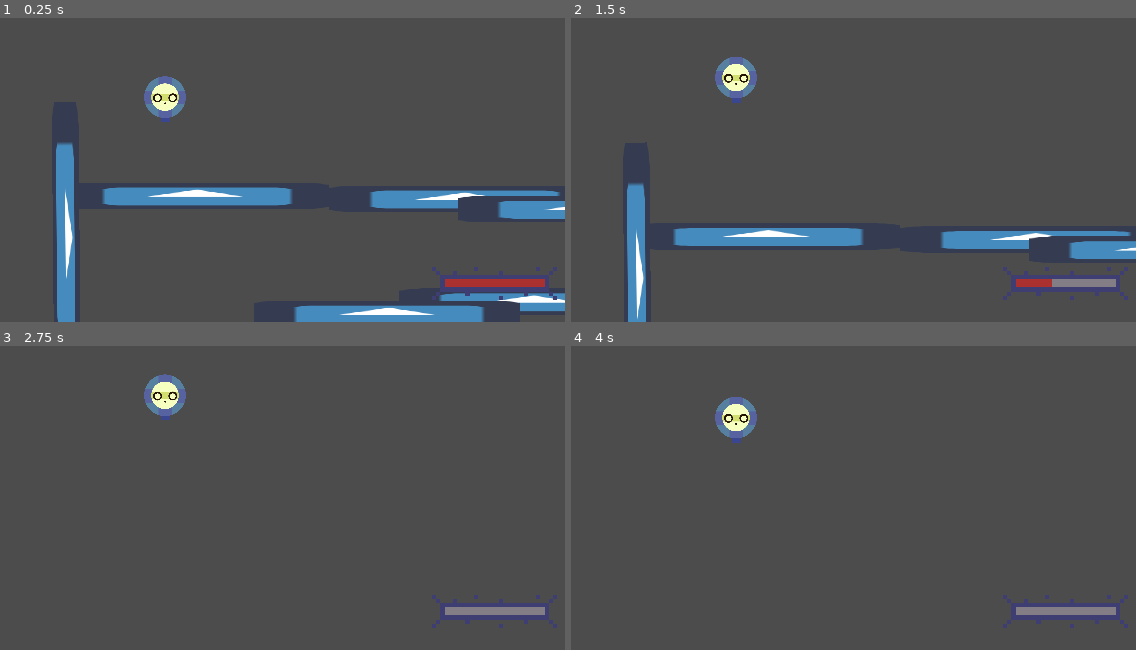
Above: before the commit, frames 1-4 (two rows, left to right).
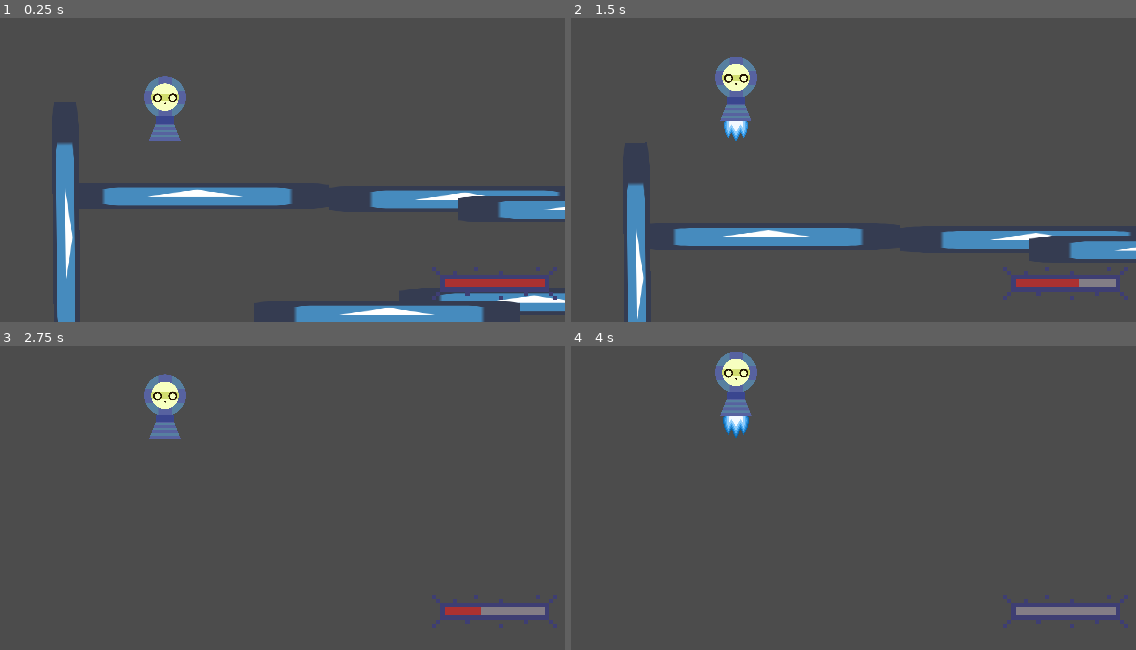
Above: after the commit, the same moments.

Repository: KoshakiDev/GodotWildJam13Mar2021
Game: Godot game, scene res://Source/Levels/DebugLevel.tscn
The game is run twice, just before and just after one commit, with the same random seed, the same clock (stepped at 60 frames per second) and the same inputs. Before the commit the project starts from res://Levels/DebugLevel.tscn. The engine's default icon, where the game draws it, is replaced by a stand-in: a white triangle on a blue panel in a dark square.
Inputs:
- Up to frame 1 (0.25 s): no input
- Up to frame 2 (1.5 s): hold Right (move_right) 0.53-1.28 s; tap Space (use_module_1) at 0.6, 1.35 s; hold Left (move_left) from 1.28 s (still down)
- Up to frame 3 (2.75 s): release Left (move_left) at 2.03 s; hold Right (move_right) from 2.03 s (still down); tap Space (use_module_1) at 2.1 s
- Up to frame 4 (4 s): tap Space (use_module_1) at 2.85, 3.6 s; release Right (move_right) at 3.53 s; hold Left (move_left) from 3.53 s (still down)

The runs differ from the first frame. In frame 1, 0.3% of the frame differs, in the area x 26-33%, y 32-41%; in frame 2, 0.6%; in frame 3, 0.5%; in frame 4, 1.6%, in the area x 25-33%, y 1-32%.

Commit message:
progress on ModuleUI; added thruster sprite; moved project folders

Diff:
--- a/Entities/Player/Player.tscn
+++ /dev/null
@@ -1,136 +0,0 @@
-[gd_scene load_steps=35 format=2]
-
-[ext_resource path="res://Modules/Head/PlayerHead.tscn" type="PackedScene" id=1]
-[ext_resource path="res://Entities/Player/Player.gd" type="Script" id=2]
-[ext_resource path="res://Modules/ModuleManager.gd" type="Script" id=3]
-[ext_resource path="res://Modules/Thruster/SmallThruster.tscn" type="PackedScene" id=4]
-
-[sub_resource type="PhysicsMaterial" id=30]
-bounce = 0.15
-
-[sub_resource type="AnimationNodeAnimation" id=1]
-animation = "Idle"
-
-[sub_resource type="AnimationNodeAnimation" id=2]
-animation = "Jump"
-
-[sub_resource type="AnimationNodeAnimation" id=3]
-animation = "Pull"
-
-[sub_resource type="AnimationNodeAnimation" id=4]
-animation = "Push"
-
-[sub_resource type="AnimationNodeAnimation" id=5]
-animation = "Roll"
-
-[sub_resource type="AnimationNodeAnimation" id=6]
-animation = "Walk"
-
-[sub_resource type="AnimationNodeStateMachineTransition" id=7]
-
-[sub_resource type="AnimationNodeStateMachineTransition" id=8]
-switch_mode = 2
-auto_advance = true
-
-[sub_resource type="AnimationNodeStateMachineTransition" id=9]
-
-[sub_resource type="AnimationNodeStateMachineTransition" id=10]
-switch_mode = 2
-auto_advance = true
-
-[sub_resource type="AnimationNodeStateMachineTransition" id=11]
-
-[sub_resource type="AnimationNodeStateMachineTransition" id=12]
-switch_mode = 2
-auto_advance = true
-
-[sub_resource type="AnimationNodeStateMachineTransition" id=13]
-
-[sub_resource type="AnimationNodeStateMachineTransition" id=14]
-
-[sub_resource type="AnimationNodeStateMachineTransition" id=15]
-switch_mode = 2
-auto_advance = true
-
-[sub_resource type="AnimationNodeStateMachineTransition" id=16]
-
-[sub_resource type="AnimationNodeStateMachineTransition" id=17]
-
-[sub_resource type="AnimationNodeStateMachineTransition" id=18]
-
-[sub_resource type="AnimationNodeStateMachineTransition" id=19]
-
-[sub_resource type="AnimationNodeStateMachineTransition" id=20]
-
-[sub_resource type="AnimationNodeStateMachineTransition" id=21]
-switch_mode = 2
-auto_advance = true
-
-[sub_resource type="AnimationNodeStateMachine" id=22]
-states/Idle/node = SubResource( 1 )
-states/Idle/position = Vector2( 233, 95 )
-states/Jump/node = SubResource( 2 )
-states/Jump/position = Vector2( 233, 256 )
-states/Pull/node = SubResource( 3 )
-states/Pull/position = Vector2( 520, 95 )
-states/Push/node = SubResource( 4 )
-states/Push/position = Vector2( -73, 399 )
-states/Roll/node = SubResource( 5 )
-states/Roll/position = Vector2( -73, 95 )
-states/Walk/node = SubResource( 6 )
-states/Walk/position = Vector2( 520, 399 )
-transitions = [ "Idle", "Roll", SubResource( 7 ), "Roll", "Idle", SubResource( 8 ), "Idle", "Walk", SubResource( 9 ), "Walk", "Idle", SubResource( 10 ), "Idle", "Jump", SubResource( 11 ), "Jump", "Idle", SubResource( 12 ), "Walk", "Jump", SubResource( 13 ), "Roll", "Jump", SubResource( 14 ), "Pull", "Idle", SubResource( 15 ), "Idle", "Pull", SubResource( 16 ), "Walk", "Pull", SubResource( 17 ), "Idle", "Push", SubResource( 18 ), "Walk", "Push", SubResource( 19 ), "Roll", "Push", SubResource( 20 ), "Push", "Idle", SubResource( 21 ) ]
-graph_offset = Vector2( -292.956, 15 )
-
-[sub_resource type="AnimationNodeStateMachinePlayback" id=23]
-
-[sub_resource type="Animation" id=24]
-resource_name = "Idle"
-
-[sub_resource type="Animation" id=25]
-resource_name = "Jump"
-
-[sub_resource type="Animation" id=26]
-resource_name = "Pull"
-
-[sub_resource type="Animation" id=27]
-resource_name = "Push"
-
-[sub_resource type="Animation" id=28]
-resource_name = "Roll"
-
-[sub_resource type="Animation" id=29]
-resource_name = "Walk"
-
-[node name="Player" type="RigidBody2D"]
-mass = 0.75
-physics_material_override = SubResource( 30 )
-script = ExtResource( 2 )
-
-[node name="AnimationTree" type="AnimationTree" parent="."]
-tree_root = SubResource( 22 )
-anim_player = NodePath("AnimationPlayer")
-parameters/playback = SubResource( 23 )
-
-[node name="AnimationPlayer" type="AnimationPlayer" parent="AnimationTree"]
-anims/Idle = SubResource( 24 )
-anims/Jump = SubResource( 25 )
-anims/Pull = SubResource( 26 )
-anims/Push = SubResource( 27 )
-anims/Roll = SubResource( 28 )
-anims/Walk = SubResource( 29 )
-
-[node name="Camera2D" type="Camera2D" parent="."]
-current = true
-smoothing_enabled = true
-smoothing_speed = 8.0
-
-[node name="ModuleManager" type="Node2D" parent="."]
-script = ExtResource( 3 )
-
-[node name="PlayerHead" parent="ModuleManager" instance=ExtResource( 1 )]
-
-[node name="Thruster" parent="ModuleManager" instance=ExtResource( 4 )]
-
-[node name="EnergyRefillTimer" type="Timer" parent="ModuleManager"]
-one_shot = true
--- a/Modules/Thruster/SmallThruster.gd
+++ /dev/null
@@ -1,7 +0,0 @@
-extends Module
-
-export var thrust_force := 150
-
-func use(_event: InputEvent):
-	owner.apply_impulse($Connections/Connector.position,
-		Vector2.UP.rotated(owner.rotation) * thrust_force)
--- a/Modules/Thruster/SmallThruster.tscn
+++ /dev/null
@@ -1,19 +0,0 @@
-[gd_scene load_steps=4 format=2]
-
-[ext_resource path="res://Modules/Module.tscn" type="PackedScene" id=1]
-[ext_resource path="res://Modules/Thruster/SmallThruster.gd" type="Script" id=2]
-[ext_resource path="res://Modules/Connector.gd" type="Script" id=3]
-
-[node name="Thruster" instance=ExtResource( 1 )]
-script = ExtResource( 2 )
-weight = 2.0
-energy_consumption = 30.0
-module_type = 1
-thrust_force = 500
-
-[node name="CollisionShape2D" type="CollisionPolygon2D" parent="CollisionBoxes" index="0"]
-polygon = PoolVector2Array( 12.5, 0, 25, 25, -25, 25, -12.5, 0, 0, 0, 0, 0 )
-
-[node name="Connector" type="Position2D" parent="Connections" index="0"]
-script = ExtResource( 3 )
-direction_string = "Up"
--- /dev/null
+++ b/Resources/Art/ModuleTheme.tres
@@ -0,0 +1,16 @@
+[gd_resource type="Theme" load_steps=2 format=2]
+
+[sub_resource type="StyleBoxTexture" id=1]
+
+[resource]
+Button/colors/font_color = Color( 0.88, 0.88, 0.88, 1 )
+Button/colors/font_color_disabled = Color( 0.9, 0.9, 0.9, 0.2 )
+Button/colors/font_color_hover = Color( 0.94, 0.94, 0.94, 1 )
+Button/colors/font_color_pressed = Color( 1, 1, 1, 1 )
+Button/constants/hseparation = 2
+Button/fonts/font = null
+Button/styles/disabled = null
+Button/styles/focus = null
+Button/styles/hover = null
+Button/styles/normal = SubResource( 1 )
+Button/styles/pressed = null
--- /dev/null
+++ b/Source/Entities/Player/Player.tscn
@@ -0,0 +1,130 @@
+[gd_scene load_steps=35 format=2]
+
+[ext_resource path="res://Source/Modules/Head/PlayerHead.tscn" type="PackedScene" id=1]
+[ext_resource path="res://Source/Modules/Thruster/SmallThruster.tscn" type="PackedScene" id=2]
+[ext_resource path="res://Source/Modules/ModuleManager.gd" type="Script" id=3]
+[ext_resource path="res://Source/Entities/Player/Player.gd" type="Script" id=4]
+
+[sub_resource type="PhysicsMaterial" id=1]
+bounce = 0.15
+
+[sub_resource type="AnimationNodeAnimation" id=2]
+animation = "Idle"
+
+[sub_resource type="AnimationNodeAnimation" id=3]
+animation = "Jump"
+
+[sub_resource type="AnimationNodeAnimation" id=4]
+animation = "Pull"
+
+[sub_resource type="AnimationNodeAnimation" id=5]
+animation = "Push"
+
+[sub_resource type="AnimationNodeAnimation" id=6]
+animation = "Roll"
+
+[sub_resource type="AnimationNodeAnimation" id=7]
+animation = "Walk"
+
+[sub_resource type="AnimationNodeStateMachineTransition" id=8]
+
+[sub_resource type="AnimationNodeStateMachineTransition" id=9]
+switch_mode = 2
+auto_advance = true
+
+[sub_resource type="AnimationNodeStateMachineTransition" id=10]
+
+[sub_resource type="AnimationNodeStateMachineTransition" id=11]
+switch_mode = 2
+auto_advance = true
+
+[sub_resource type="AnimationNodeStateMachineTransition" id=12]
+
+[sub_resource type="AnimationNodeStateMachineTransition" id=13]
+switch_mode = 2
+auto_advance = true
+
+[sub_resource type="AnimationNodeStateMachineTransition" id=14]
+
+[sub_resource type="AnimationNodeStateMachineTransition" id=15]
+
+[sub_resource type="AnimationNodeStateMachineTransition" id=16]
+switch_mode = 2
+auto_advance = true
+
+[sub_resource type="AnimationNodeStateMachineTransition" id=17]
+
+[sub_resource type="AnimationNodeStateMachineTransition" id=18]
+
+[sub_resource type="AnimationNodeStateMachineTransition" id=19]
+
+[sub_resource type="AnimationNodeStateMachineTransition" id=20]
+
+[sub_resource type="AnimationNodeStateMachineTransition" id=21]
+
+[sub_resource type="AnimationNodeStateMachineTransition" id=22]
+switch_mode = 2
+auto_advance = true
+
+[sub_resource type="AnimationNodeStateMachine" id=23]
+states/Idle/node = SubResource( 2 )
+states/Idle/position = Vector2( 233, 95 )
+states/Jump/node = SubResource( 3 )
+states/Jump/position = Vector2( 233, 256 )
+states/Pull/node = SubResource( 4 )
+states/Pull/position = Vector2( 520, 95 )
+states/Push/node = SubResource( 5 )
+states/Push/position = Vector2( -73, 399 )
+states/Roll/node = SubResource( 6 )
+states/Roll/position = Vector2( -73, 95 )
+states/Walk/node = SubResource( 7 )
+states/Walk/position = Vector2( 520, 399 )
+transitions = [ "Idle", "Roll", SubResource( 8 ), "Roll", "Idle", SubResource( 9 ), "Idle", "Walk", SubResource( 10 ), "Walk", "Idle", SubResource( 11 ), "Idle", "Jump", SubResource( 12 ), "Jump", "Idle", SubResource( 13 ), "Walk", "Jump", SubResource( 14 ), "Roll", "Jump", SubResource( 15 ), "Pull", "Idle", SubResource( 16 ), "Idle", "Pull", SubResource( 17 ), "Walk", "Pull", SubResource( 18 ), "Idle", "Push", SubResource( 19 ), "Walk", "Push", SubResource( 20 ), "Roll", "Push", SubResource( 21 ), "Push", "Idle", SubResource( 22 ) ]
+graph_offset = Vector2( -292.956, 15 )
+
+[sub_resource type="AnimationNodeStateMachinePlayback" id=24]
+
+[sub_resource type="Animation" id=25]
+
+[sub_resource type="Animation" id=26]
+
+[sub_resource type="Animation" id=27]
+
+[sub_resource type="Animation" id=28]
+
+[sub_resource type="Animation" id=29]
+
+[sub_resource type="Animation" id=30]
+
+[node name="Player" type="RigidBody2D"]
+mass = 0.75
+physics_material_override = SubResource( 1 )
+script = ExtResource( 4 )
+
+[node name="AnimationTree" type="AnimationTree" parent="."]
+tree_root = SubResource( 23 )
+anim_player = NodePath("AnimationPlayer")
+parameters/playback = SubResource( 24 )
+
+[node name="AnimationPlayer" type="AnimationPlayer" parent="AnimationTree"]
+anims/Idle = SubResource( 25 )
+anims/Jump = SubResource( 26 )
+anims/Pull = SubResource( 27 )
+anims/Push = SubResource( 28 )
+anims/Roll = SubResource( 29 )
+anims/Walk = SubResource( 30 )
+
+[node name="Camera2D" type="Camera2D" parent="."]
+current = true
+smoothing_enabled = true
+smoothing_speed = 8.0
+
+[node name="ModuleManager" type="Node2D" parent="."]
+script = ExtResource( 3 )
+
+[node name="PlayerHead" parent="ModuleManager" instance=ExtResource( 1 )]
+
+[node name="Thruster" parent="ModuleManager" instance=ExtResource( 2 )]
+
+[node name="EnergyRefillTimer" type="Timer" parent="ModuleManager"]
+one_shot = true
--- a/HUD/HUD.tscn
+++ b/Source/HUD/HUD.tscn
@@ -1,8 +1,8 @@
 [gd_scene load_steps=4 format=2]
 
-[ext_resource path="res://Art/HUD/ProgressBars/EnergyBack.png" type="Texture" id=1]
-[ext_resource path="res://Art/HUD/ProgressBars/EnergyProgress.png" type="Texture" id=2]
-[ext_resource path="res://HUD/HUD.gd" type="Script" id=3]
+[ext_resource path="res://Resources/Art/HUD/ProgressBars/EnergyBack.png" type="Texture" id=1]
+[ext_resource path="res://Resources/Art/HUD/ProgressBars/EnergyProgress.png" type="Texture" id=2]
+[ext_resource path="res://Source/HUD/HUD.gd" type="Script" id=3]
 
 [node name="HUD" type="Control"]
 anchor_left = -0.000584602
--- /dev/null
+++ b/Source/HUD/ModuleUI.gd
@@ -0,0 +1 @@
+extends MarginContainer
--- /dev/null
+++ b/Source/HUD/ModuleUI.tscn
@@ -0,0 +1,82 @@
+[gd_scene load_steps=2 format=2]
+
+[ext_resource path="res://Source/HUD/ModuleUI.gd" type="Script" id=1]
+
+[node name="ModuleUI" type="MarginContainer"]
+anchor_right = 1.0
+anchor_bottom = 1.0
+margin_left = 3.12756
+margin_right = 3.12756
+custom_constants/margin_right = 100
+custom_constants/margin_top = 100
+custom_constants/margin_left = 100
+custom_constants/margin_bottom = 100
+script = ExtResource( 1 )
+__meta__ = {
+"_edit_use_anchors_": false
+}
+
+[node name="Panel" type="PanelContainer" parent="."]
+margin_left = 100.0
+margin_top = 100.0
+margin_right = 1820.0
+margin_bottom = 980.0
+
+[node name="MarginContainer" type="MarginContainer" parent="Panel"]
+margin_left = 7.0
+margin_top = 7.0
+margin_right = 1713.0
+margin_bottom = 873.0
+custom_constants/margin_right = 50
+custom_constants/margin_top = 5
+custom_constants/margin_left = 50
+custom_constants/margin_bottom = 5
+
+[node name="HBoxContainer" type="HBoxContainer" parent="Panel/MarginContainer"]
+margin_left = 50.0
+margin_top = 5.0
+margin_right = 1656.0
+margin_bottom = 861.0
+custom_constants/separation = 15
+alignment = 1
+__meta__ = {
+"_edit_use_anchors_": false
+}
+
+[node name="Character" type="VBoxContainer" parent="Panel/MarginContainer/HBoxContainer"]
+margin_right = 786.0
+margin_bottom = 856.0
+size_flags_horizontal = 3
+
+[node name="Label" type="Label" parent="Panel/MarginContainer/HBoxContainer/Character"]
+margin_right = 786.0
+margin_bottom = 14.0
+text = "Character"
+align = 1
+
+[node name="HSeparator" type="HSeparator" parent="Panel/MarginContainer/HBoxContainer/Character"]
+margin_top = 18.0
+margin_right = 786.0
+margin_bottom = 22.0
+
+[node name="VSeparator" type="VSeparator" parent="Panel/MarginContainer/HBoxContainer"]
+margin_left = 801.0
+margin_right = 805.0
+margin_bottom = 856.0
+
+[node name="Inventory" type="VBoxContainer" parent="Panel/MarginContainer/HBoxContainer"]
+margin_left = 820.0
+margin_right = 1606.0
+margin_bottom = 856.0
+size_flags_horizontal = 3
+
+[node name="Label" type="Label" parent="Panel/MarginContainer/HBoxContainer/Inventory"]
+margin_right = 786.0
+margin_bottom = 14.0
+text = "Inventory"
+align = 1
+
+[node name="HSeparator" type="HSeparator" parent="Panel/MarginContainer/HBoxContainer/Inventory"]
+margin_top = 18.0
+margin_right = 786.0
+margin_bottom = 22.0
--- /dev/null
+++ b/Source/HUD/ModuleUI/ConnectorButton.gd
@@ -0,0 +1,7 @@
+extends Button
+
+
+var _connector: Position2D
+
+func setup(connector: Position2D) -> void:
+	_connector = connector
--- /dev/null
+++ b/Source/HUD/ModuleUI/ConnectorButton.tscn
@@ -0,0 +1,11 @@
+[gd_scene load_steps=2 format=2]
+
+[ext_resource path="res://Source/HUD/ModuleUI/ConnectorButton.gd" type="Script" id=1]
+
+[node name="ConnectorButton" type="Button"]
+margin_right = 12.0
+margin_bottom = 20.0
+script = ExtResource( 1 )
+__meta__ = {
+"_edit_use_anchors_": false
+}
--- a/Levels/DebugLevel.tscn
+++ b/Source/Levels/DebugLevel.tscn
@@ -1,12 +1,13 @@
 [gd_scene load_steps=5 format=2]
 
-[ext_resource path="res://Obstacles/Platform.tscn" type="PackedScene" id=1]
-[ext_resource path="res://Entities/Player/Player.tscn" type="PackedScene" id=2]
-[ext_resource path="res://HUD/HUD.tscn" type="PackedScene" id=3]
-[ext_resource path="res://Levels/DebugLevel.gd" type="Script" id=4]
+[ext_resource path="res://Source/Obstacles/Platform.tscn" type="PackedScene" id=1]
+[ext_resource path="res://Source/Levels/DebugLevel.gd" type="Script" id=2]
+[ext_resource path="res://Source/HUD/HUD.tscn" type="PackedScene" id=3]
+[ext_resource path="res://Source/Entities/Player/Player.tscn" type="PackedScene" id=4]
 
 [node name="DebugLevel" type="Node2D"]
-script = ExtResource( 4 )
+position = Vector2( 1, 0 )
+script = ExtResource( 2 )
 
 [node name="Platforms" type="Node2D" parent="."]
 
@@ -57,7 +58,7 @@
 position = Vector2( 18.8518, 292.756 )
 rotation = 1.56173
 
-[node name="Player" parent="." instance=ExtResource( 2 )]
+[node name="Player" parent="." instance=ExtResource( 4 )]
 position = Vector2( 255.943, -44.3199 )
 gravity_scale = 3.0
 
--- a/Modules/Head/PlayerHead.tscn
+++ b/Source/Modules/Head/PlayerHead.tscn
@@ -1,9 +1,9 @@
 [gd_scene load_steps=7 format=2]
 
-[ext_resource path="res://Modules/Module.tscn" type="PackedScene" id=1]
-[ext_resource path="res://Art/Player/Modules/Head_Neck.png" type="Texture" id=2]
-[ext_resource path="res://Modules/Connector.gd" type="Script" id=3]
-[ext_resource path="res://Modules/Head/PlayerHead.gd" type="Script" id=4]
+[ext_resource path="res://Source/Modules/Module.tscn" type="PackedScene" id=1]
+[ext_resource path="res://Resources/Art/Player/Modules/Head_Neck.png" type="Texture" id=2]
+[ext_resource path="res://Source/Modules/Connector.gd" type="Script" id=3]
+[ext_resource path="res://Source/Modules/Head/PlayerHead.gd" type="Script" id=4]
 
 [sub_resource type="CircleShape2D" id=1]
 radius = 50.0
--- a/Modules/Module.tscn
+++ b/Source/Modules/Module.tscn
@@ -1,6 +1,6 @@
 [gd_scene load_steps=2 format=2]
 
-[ext_resource path="res://Modules/Module.gd" type="Script" id=1]
+[ext_resource path="res://Source/Modules/Module.gd" type="Script" id=1]
 
 [node name="Module" type="Node2D" groups=[
 "modules",
--- /dev/null
+++ b/Source/Modules/Thruster/SmallThruster.gd
@@ -0,0 +1,23 @@
+extends Module
+
+# The force of the thrust (impulse that is applied).
+export var thrust_force := 150
+# Limits the linear velocity of the body to this value. This functions as a
+# stop to momentum in a direction, lets the thruster have more of an impact,
+# if the player is moving at high speeds (as the speed will be capped and the impulse
+# will be applied afterwards).
+export var linear_clamp := 200
+
+func use(_event: InputEvent):
+
+	var impulse := Vector2.UP.rotated(owner.rotation) * thrust_force
+
+	if impulse.angle_to(owner.linear_velocity) > PI/2:
+		# Limit the linear velocity (see linear_clamp above).
+		owner.linear_velocity = owner.linear_velocity.clamped(linear_clamp)
+
+	# Apply the impulse to the player.
+	owner.apply_impulse($Connections/Connector.position, impulse)
+
+	# Play the thrust animation to show the flame of the thruster
+	$AnimationPlayer.play("thrust")
--- /dev/null
+++ b/Source/Modules/Thruster/SmallThruster.tscn
@@ -0,0 +1,73 @@
+[gd_scene load_steps=9 format=2]
+
+[ext_resource path="res://Source/Modules/Module.tscn" type="PackedScene" id=1]
+[ext_resource path="res://Source/Modules/Connector.gd" type="Script" id=2]
+[ext_resource path="res://Resources/Art/Player/Modules/Thruster_1.png" type="Texture" id=3]
+[ext_resource path="res://Source/Modules/Thruster/SmallThruster.gd" type="Script" id=4]
+[ext_resource path="res://Resources/Art/Player/Modules/Thruster_Flame.png" type="Texture" id=5]
+
+[sub_resource type="Shader" id=1]
+code = "shader_type canvas_item;
+
+uniform float strength : hint_range(0, 1) = 1;
+
+void fragment() {
+	vec4 color = texture(TEXTURE, UV);
+	COLOR = color;
+	if (color.b <= 1.0 - strength) {
+		COLOR.a = 0.0;
+	}
+}"
+
+[sub_resource type="ShaderMaterial" id=2]
+shader = SubResource( 1 )
+shader_param/strength = 0.0
+
+[sub_resource type="Animation" id=3]
+resource_name = "thrust"
+length = 0.6
+tracks/0/type = "value"
+tracks/0/path = NodePath("FlameSprite:material:shader_param/strength")
+tracks/0/interp = 1
+tracks/0/loop_wrap = true
+tracks/0/imported = false
+tracks/0/enabled = true
+tracks/0/keys = {
+"times": PoolRealArray( 0, 0.3, 0.6 ),
+"transitions": PoolRealArray( 0.732043, 1.31951, 1 ),
+"update": 0,
+"values": [ 0.0, 0.5, 0.0 ]
+}
+
+[node name="Thruster" instance=ExtResource( 1 )]
+script = ExtResource( 4 )
+weight = 2.0
+energy_consumption = 20.0
+module_type = 1
+thrust_force = 500
+
+[node name="ThrusterSprite" type="Sprite" parent="." index="0"]
+position = Vector2( 1, 32 )
+scale = Vector2( 0.4, 0.4 )
+texture = ExtResource( 3 )
+
+[node name="FlameSprite" type="Sprite" parent="." index="1"]
+material = SubResource( 2 )
+position = Vector2( 0, 78.5 )
+scale = Vector2( 0.5, 0.5 )
+z_index = -1
+texture = ExtResource( 5 )
+
+[node name="CollisionBoxes" parent="." index="2"]
+visible = false
+
+[node name="CollisionShape2D" type="CollisionPolygon2D" parent="CollisionBoxes" index="0"]
+position = Vector2( 0.331081, 0.595949 )
+polygon = PoolVector2Array( 21, 9, 37.5, 49, -39, 49, -22.6, 9, -22.6, -9.5, 21, -9.5 )
+
+[node name="Connector" type="Position2D" parent="Connections" index="0"]
+script = ExtResource( 2 )
+direction_string = "Up"
+
+[node name="AnimationPlayer" type="AnimationPlayer" parent="." index="4"]
+anims/thrust = SubResource( 3 )
--- a/project.godot
+++ b/project.godot
@@ -9,30 +9,30 @@
 config_version=4
 
 _global_script_classes=[ {
-"base": "Position2D",
+"base": "Reference",
 "class": "Connector",
 "language": "GDScript",
-"path": "res://Modules/Connector.gd"
+"path": "res://Source/Modules/Connector.gd"
 }, {
-"base": "Control",
+"base": "Reference",
 "class": "HUD",
 "language": "GDScript",
-"path": "res://HUD/HUD.gd"
+"path": "res://Source/HUD/HUD.gd"
 }, {
-"base": "Node2D",
+"base": "Reference",
 "class": "Module",
 "language": "GDScript",
-"path": "res://Modules/Module.gd"
+"path": "res://Source/Modules/Module.gd"
 }, {
-"base": "Node2D",
+"base": "Reference",
 "class": "ModuleManager",
 "language": "GDScript",
-"path": "res://Modules/ModuleManager.gd"
+"path": "res://Source/Modules/ModuleManager.gd"
 }, {
-"base": "RigidBody2D",
+"base": "Reference",
 "class": "Player",
 "language": "GDScript",
-"path": "res://Entities/Player/Player.gd"
+"path": "res://Source/Entities/Player/Player.gd"
 } ]
 _global_script_class_icons={
 "Connector": "",
@@ -45,12 +45,12 @@
 [application]
 
 config/name="Reassembly"
-run/main_scene="res://Levels/DebugLevel.tscn"
+run/main_scene="res://Source/Levels/DebugLevel.tscn"
 config/icon="res://icon.png"
 
 [autoload]
 
-Globals="*res://Autoloads/Globals.gd"
+Globals="*res://Source/Autoloads/Globals.gd"
 
 [display]
 
Binary file added: Resources/Art/HUD/ConnectButton.aseprite
Binary file added: Resources/Art/HUD/ConnectButton.png
Not shown, changed: Resources/Art/HUD/ConnectButton.png.import
Binary file added: Resources/Art/HUD/ConnectButton_Hover.png
Not shown, added: Resources/Art/HUD/ConnectButton_Hover.png.import
Renamed: Art/HUD/ProgressBars/EnergyBack.png -> Resources/Art/HUD/ProgressBars/EnergyBack.png
Not shown, added: Resources/Art/HUD/ProgressBars/EnergyBack.png.import
Renamed: Art/HUD/ProgressBars/EnergyProgress.png -> Resources/Art/HUD/ProgressBars/EnergyProgress.png
Not shown, changed: Resources/Art/HUD/ProgressBars/EnergyProgress.png.import
Renamed: Art/Player/Modules/Head.png -> Resources/Art/Player/Modules/Head.png
Not shown, added: Resources/Art/Player/Modules/Head.png.import
Renamed: Art/Player/Modules/Head_Neck.png -> Resources/Art/Player/Modules/Head_Neck.png
(and 17 more such lines)
